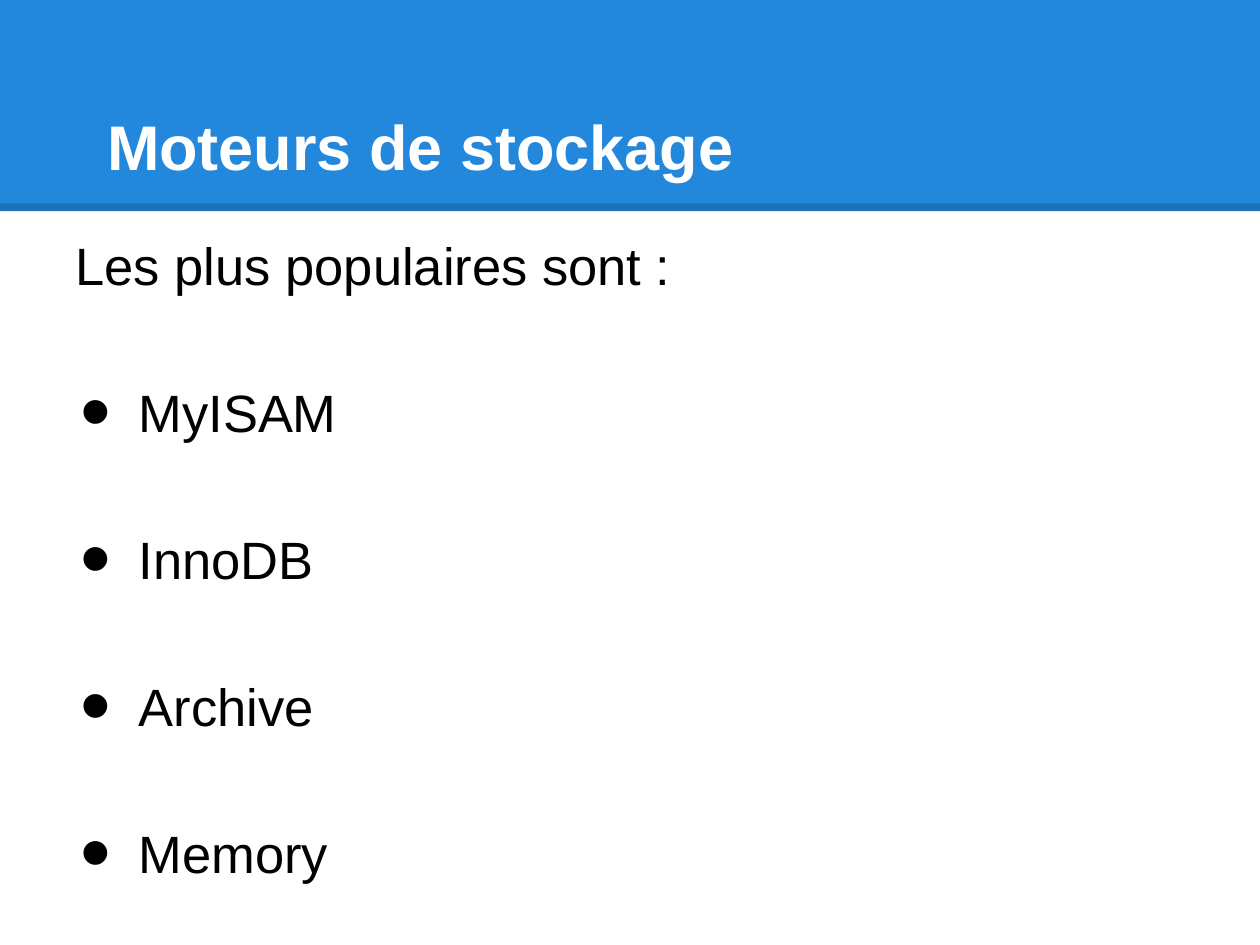
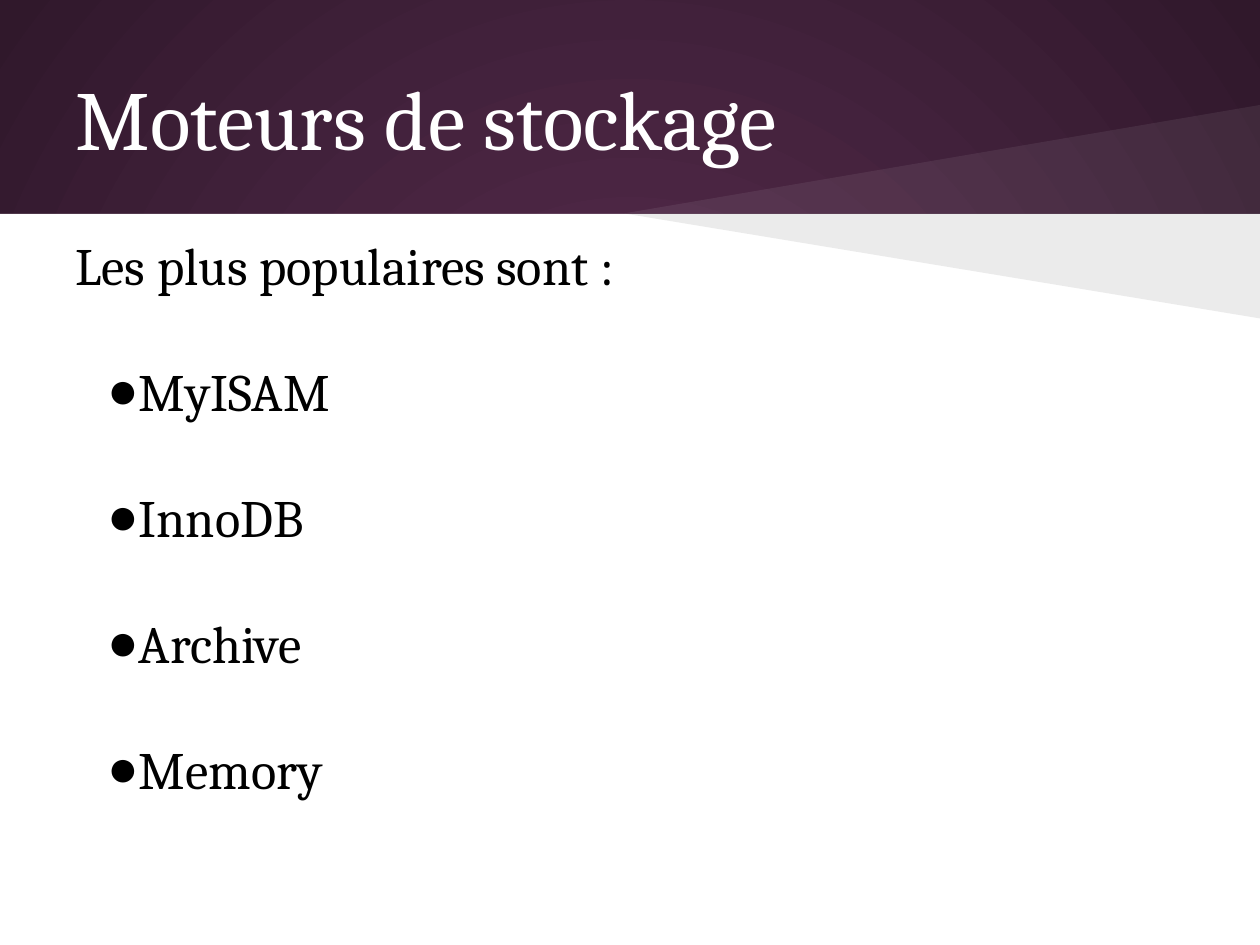
Before and after one commit to olivier-pitton/dant, a slide deck: slide 11 of mysql/Cours_MySQL.pptx. Drawn at 1260x945 pixels with LibreOffice and Linux fonts; fonts in the diff are those of the drawing. Boxes give left, top, right and bottom in pixels: in the first picture for what was removed or moved away, otherwise in the second. Text is boxed around its words. In the diff, an @@ line names an element or a change of style, - is before the commit and + after.

```diff
--- a/mysql/Cours_MySQL.pptx
+++ b/mysql/Cours_MySQL.pptx
@@ background #FFFFFF to gradient #592D50 to #30182B @@
@@ rectangle removed at box(0, 0, 1260, 212) @@
@@ title "Moteurs de stockage" at box(76, 91, 777, 168): size 36 to 48 pt, font Arial to Cambria, bold off; indent changed; vertical alignment bottom to middle @@
@@ freeform shape added at box(624, 105, 1260, 213), fill #FFFFFF at 7% opacity @@
@@ line removed from (0, 207) to (1260, 207) @@
@@ rectangle added at box(0, 214, 1260, 945), fill #FFFFFF @@
@@ text "Les plus populaires sont :" at box(76, 248, 588, 800): font Arial to Cambria; indent changed; less space between paragraphs; bullet • to ● @@
@@ freeform shape added at box(624, 213, 1260, 318), fill #000000 at 8% opacity @@
```
Also in this commit, not shown: 37 other slides changed, 1 slide added, 1 slide removed, 1 other file.
